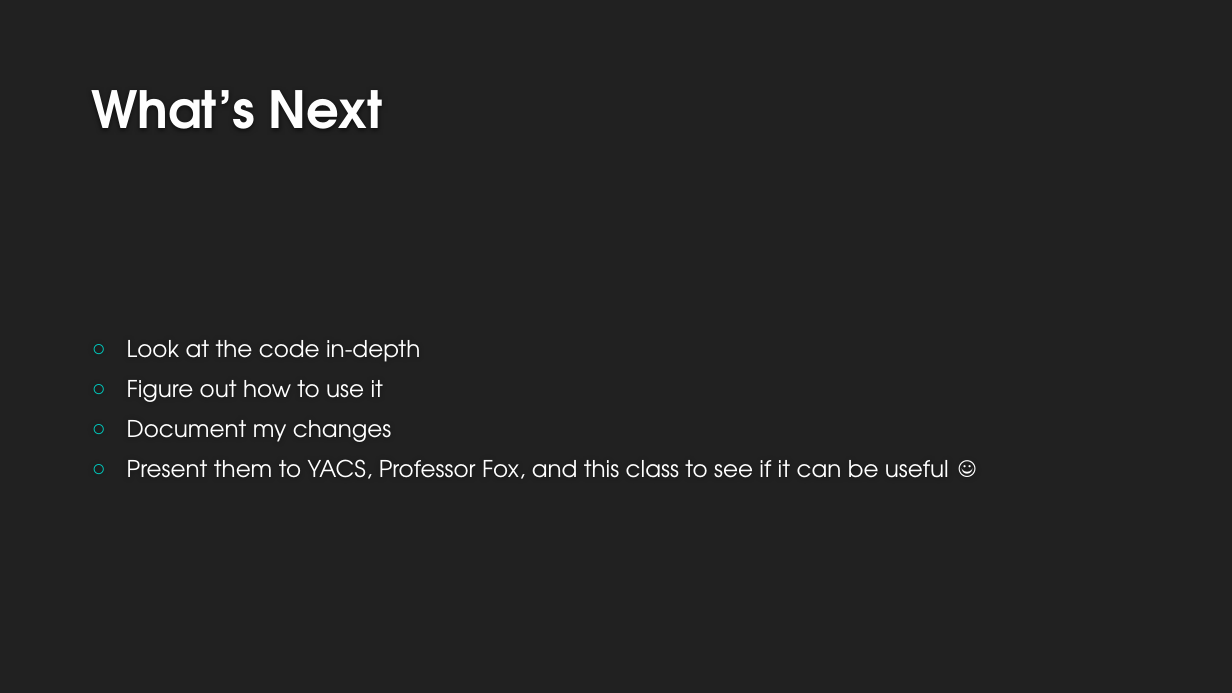
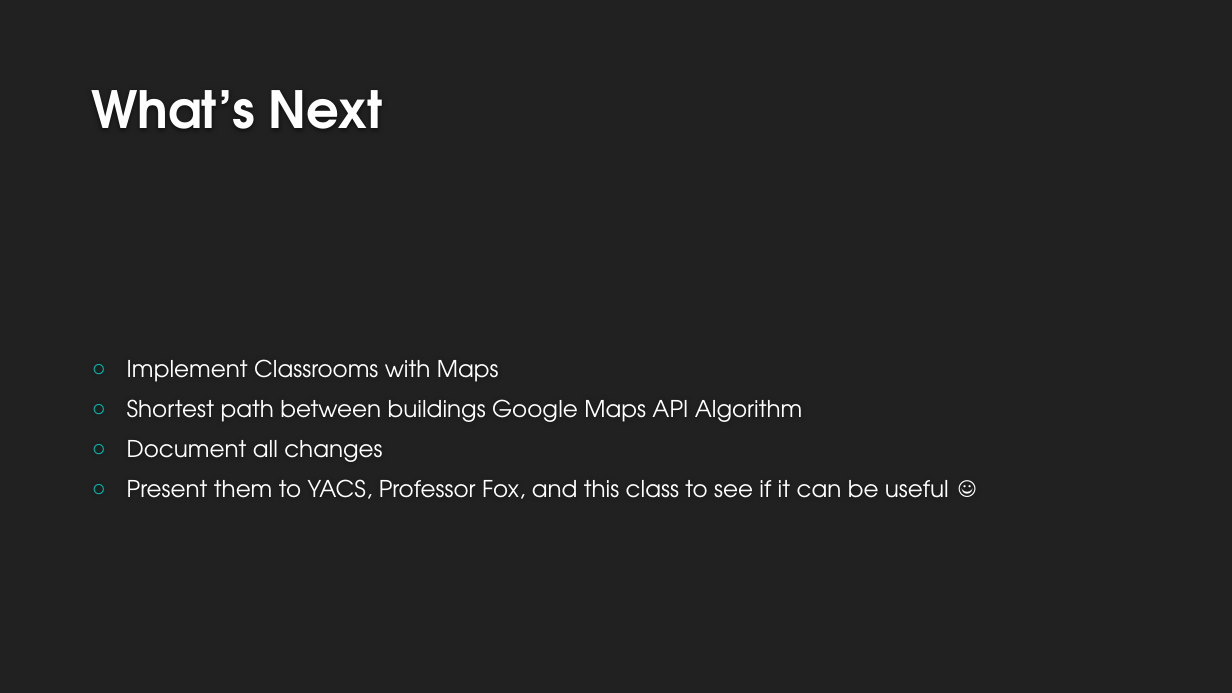
Before and after one commit to katchs2/campusmap, a slide deck: slide 4 of Campus Map Update Presentation.pptx (slide 6 before the commit). Drawn at 1232x693 pixels with LibreOffice and Linux fonts; fonts in the diff are those of the drawing; background and template pictures are left out. Boxes give left, top, right and bottom in pixels: in the first picture for what was removed or moved away, otherwise in the second. Text is boxed around its words. In the diff, an @@ line names an element or a change of style, - is before the commit and + after.

```diff
--- a/Campus Map Update Presentation.pptx
+++ b/Campus Map Update Presentation.pptx
@@ text at (127, 359, 803, 462): text changed @@
-○ Look at the code in-depth
-○ Figure out how to use it
-○ Document my changes
+○ Implement Classrooms with Maps
+○ Shortest path between buildings Google Maps API Algorithm
+○ Document all changes
```
Also in this commit, not shown: 2 other slides changed, 2 slides removed.
